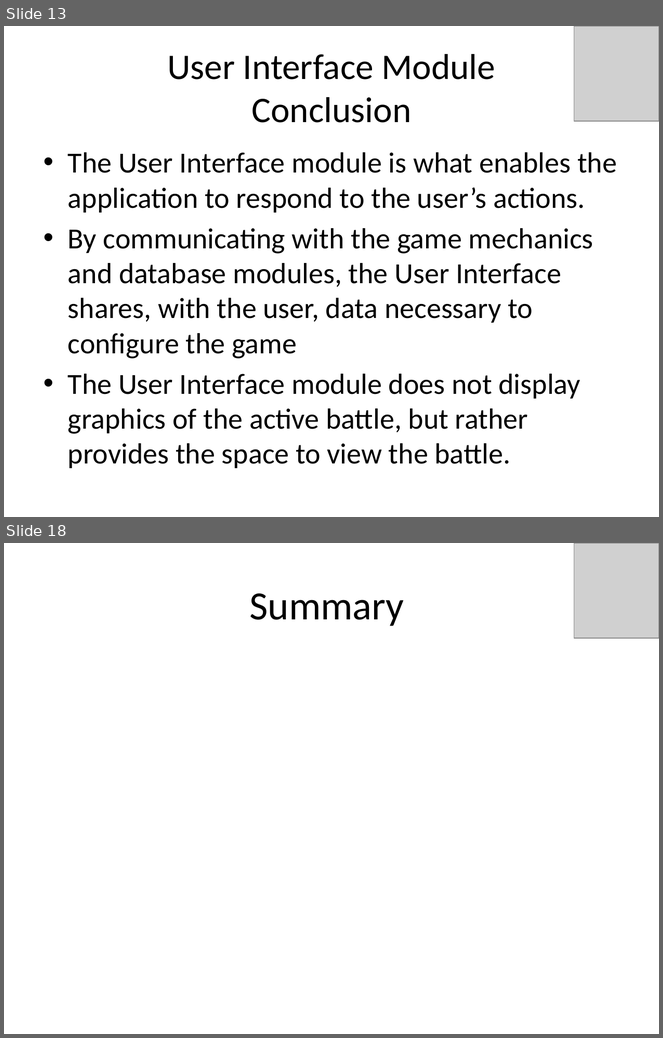
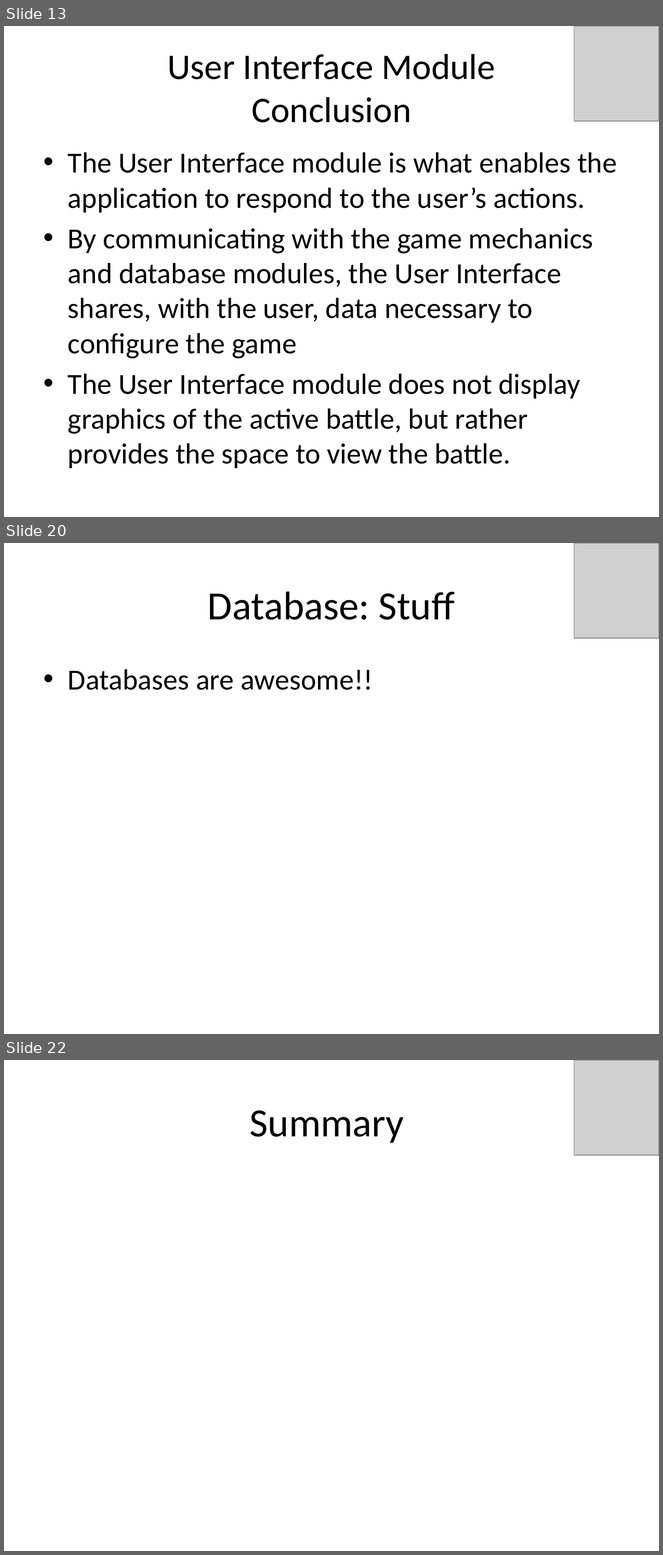
Before and after one commit to idxExtropy/duel-reality, a slide deck: Docs/DUEL REALITY .pptx. Shown one above the other, each under a label of ours: slides 13 and 18 before the commit, slides 13, 20 and 22 after it; the slides between them are not shown. The pictures are 663x1038 and 663x1555 pixels, drawn with LibreOffice and Linux fonts; fonts in the diff are those of the drawing; grey boxes stand for pictures. Boxes give left, top, right and bottom in pixels: in the first picture for what was removed or moved away, otherwise in the second. Text is boxed around its words. In the diff, an @@ line names an element or a change of style, - is before the commit and + after.

```diff
--- a/Docs/DUEL REALITY .pptx
+++ b/Docs/DUEL REALITY .pptx
@@ slide 20 added at <box>4,543,659,1034</box>, background #FFFFFF @@
@@ picture added at <box>574,543,659,638</box> @@
@@ title added at <box>208,591,455,620</box>, 44 pt, text #000000 @@
+Database: Stuff
@@ text added at <box>68,669,373,690</box>, 32 pt, text #000000 @@
+• Databases are awesome!!
@@ what was slide 18 is now slide 22 @@
```
Also in this commit, not shown: 9 slides changed, 7 other slides added, 4 slides removed.
